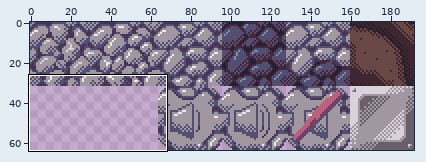
Sprite sheet: futurice-game-jam/Art/game_atlas.png. Above, an overview of the earlier version with the close-up marked.
Close-up. First the earlier version:
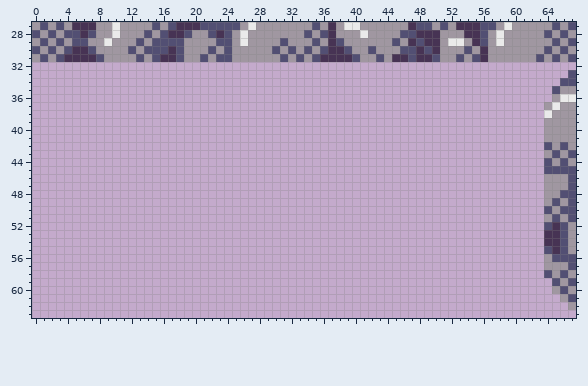
The file is 192x64 pixels. Shown: x 0..67, y 27..63.
After:
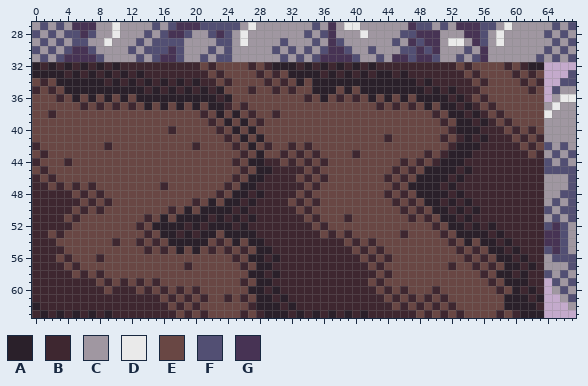
Palette (. is transparent): A #2a202a  B #3e2730  C #a097a1  D #eaeaea  E #694744  F #524f73  G #473354
Log entry: Add updated game_atlas.png with more ground tiles
The exact change:
y 32: x 0..63 ................................................................ -> ABABABABABABBBBBBBBBBEBEEEEBEBAAABABABABABABBBBBBBBBBEBEEEEBEBAA
y 33: x 0..63 ................................................................ -> AAAABABABABABABBBBBBBBEBEEEEBEBEAAAABABABABAABABBBBBBBEBEEEEBEBE
y 34: x 0..63 ................................................................ -> EBEAAAAAABABABABABABABBEBEEEEBEBEAEAAAAAAAAAAAAABABBBBBEBEEEEBEB
y 35: x 0..63 ................................................................ -> BEBEAAAAAAAAAABABABABABAEEEBEEBEBEEAAAEAEAAAAAAAABABABBBEEEEEEBE
y 36: x 0..63 ................................................................ -> EEEBEAEAEAEAEAAAAAAAAAABAEEEEEEEEEBEAEBEBEAEAEAEAAAABABEBEEEEEEE
y 37: x 0..63 ................................................................ -> EEEEEEBEBEBEBEAEAEAEAEAABEBEEEEEEEEEEEEEEEEBEBEBEAEAABABEBEEEEEE
y 38: x 0..63 ................................................................ -> EEBEEEEEEEEEEEEEEEEEEBEAEAEBEEBEEEEEEEEEEEEEEEEEEEBEAABABEBEEEEE
y 39: x 0..63 ................................................................ -> EEEEEEEEEEEEEEEEEEEEEEBEAEAEBEEEEEEEEEEEEEEEEEEEEEEBEAABABEBEEEE
y 40: x 0..63 ................................................................ -> EEEEEEEEEEEEEEEEEBEEEEEBEAEAEEEEEEEEEEEEEEEEEEEEEEEEBAAABBBEBEBE
y 41: x 0..63 ................................................................ -> EEEEEEEEEEEEEEEEEEEEEEEEBEAEAEEEEEEEEEEEEEEEBEEEEEEBEBABABBBEBEB
y 42: x 0..63 ................................................................ -> BEEEEEEEEBEEEEEEEEEEBEEEEBEAEBEEBEBEEEEEEEEEEEEEEEEEBAAABBBBBEBE
y 43: x 0..63 ................................................................ -> EBEEEEEEEEEEEEEEEEEEEEEEEEBEAEEBEBEBEEEEBEEEEEEEEBEBAAABBBBBBBEB
y 44: x 0..63 ................................................................ -> BEEEBEEEEEEEEEEEEEEEEEEEEBEAABBEBEBEBEEEEEEEEEBEBEBAAABBBBBBBBBB
y 45: x 0..63 ................................................................ -> EBEEEEEEEEEEEEEEEEEEEEEEEEBEAABBBBEBEEEEEEEEEBEBEAAAABABBBBBBBBB
y 46: x 0..63 ................................................................ -> BEBEEEEEEEEEEEEEEEEEEEEEEBEAABBBBEBEBEEEEEEEBEBEAAAABABBBBBBBBBB
y 47: x 0..63 ................................................................ -> BBEBEBEBEEEEEEEEBEEEEEEEBEAABBBBBBEBEEEEEEEEEBEAAAABABBBBBBBBBBB
y 48: x 0..63 ................................................................ -> BBBBBEBEBEEEEEEEEEEEEEEBEAABABBBBEBEEEEEEEEEBEBEAAAABABBBBBBBBBB
y 49: x 0..63 ................................................................ -> BBBBBBEBEBEEEEEEEEEEBEAEAABABBBBEBEBEEEEEEEEEBEBEAABABABBBBBBBBB
y 50: x 0..63 ................................................................ -> BBBBBEBEBEEEEEEEEBEAEAAAABABBBBBBEBEEEEEEEEEEEBEBEAABABABBBBBBBB
y 51: x 0..63 ................................................................ -> BBBBEBEEEEEEEEBEAEAAAABABABABBBBBBEBEEEBEEEEEEEBEBEAABABBBBBBBBB
y 52: x 0..63 ................................................................ -> BBBBBEEEEEEEEBEAAAABABAAABABBBBBBBBEBEEEEEEEEEEEEEBEAABABABBBBBB
y 53: x 0..63 ................................................................ -> BBEBEEEEEEEEEEBEAABABAAEAAAABBBBBBBBEBEBEEEEEEBEEEEBEAAAABABBBBB
y 54: x 0..63 ................................................................ -> BBBEEEEEEEBEEBEBEAAAAAEBEAEAABBBBBBBBBBEBEBEEEEEEEEEBEAEAABABBBB
y 55: x 0..63 ................................................................ -> BBBBEEEEEEEEEEBEBEAEAEBEBEBEAABBBBBBBBBBEBEBEEEEEEEEEBEBEAABABBB
y 56: x 0..63 ................................................................ -> BBBEBEEEBEEEEEEEEEEEEEEEEBEAABABBBBBBBBBBEBEBEEEEEEEEEBEBEAABABB
y 57: x 0..63 ................................................................ -> BBBBEBEEEEEEEEEEEEEBEEEEEEBEAABBBBBBBBBBBBEBEEEEEEEEBEEBEBEAABAB
y 58: x 0..63 ................................................................ -> BBBBBEBEBEEEEEEEEEEEEEEEEEEAABABBBBBBBBBBBBEBEEEEEEEEEEEBEAABABB
y 59: x 0..63 ................................................................ -> BBBBBBBBEBEBEBEBEEEEEEEEEEBEAABBBBBBBBBBBBEBEEEEEEEEEEEEEBEAAABB
y 60: x 0..63 ................................................................ -> BBBBBBBBBEBBBEBEBEBEBEEEEEEAABABBBBBBBBBBBBEBEBEEEBEEEEEEEBEABAB
y 61: x 0..63 ................................................................ -> BBBBBBBBBBBBBBBBEBEBEBEEBEBEAABABBBBBBBBBBBBEBEBEBEBEEEEEEEAAABA
y 62: x 0..63 ................................................................ -> ABBBBBBBBBBBBBBBBEBEBEEEEEEBAAABABBBBBBBBBBBBEBEBEBEBEEEEEEAAAAB
y 63: x 0..63 ................................................................ -> BABABABABABBBBBBBBEBEBEEEEBEBAAABABABABABABBBBBBEBEBEBEEEEBEBAAA
Pixel boxes of the changes (left, top, right, bottom) in both close-ups:
added: (32, 62, 544, 318)
